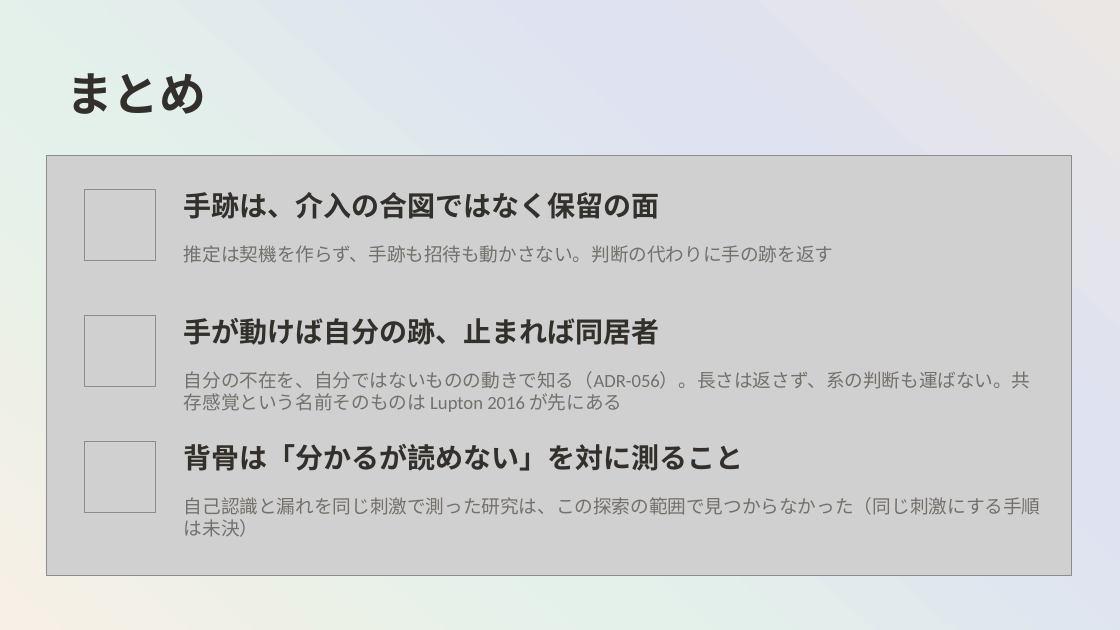
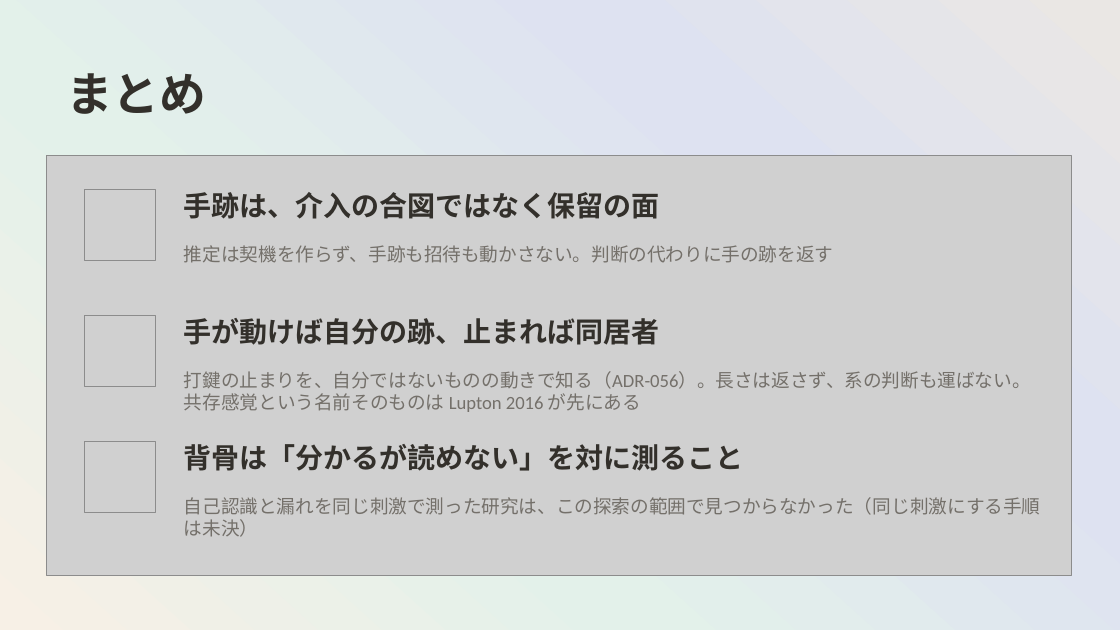
Before and after one commit to mikotomiura/GSE-prototype, a slide deck: slide 34 of docs/slides/project-overview/GSE_handmark_design.pptx. Drawn at 1120x630 pixels with LibreOffice and Linux fonts; fonts in the diff are those of the drawing; grey boxes stand for pictures; background and template pictures are left out. Boxes give left, top, right and bottom in pixels: in the first picture for what was removed or moved away, otherwise in the second. Text is boxed around its words. In the diff, an @@ line names an element or a change of style, - is before the commit and + after.

```diff
--- a/docs/slides/project-overview/GSE_handmark_design.pptx
+++ b/docs/slides/project-overview/GSE_handmark_design.pptx
@@ text at (184, 371, 1031, 412): text changed @@
-自分の不在を、自分ではないものの動きで知る（ADR-056）。長さは返さず、系の判断も運ばない。共存感覚という名前そのものは Lupton 2016 が先にある
+打鍵の止まりを、自分ではないものの動きで知る（ADR-056）。長さは返さず、系の判断も運ばない。共存感覚という名前そのものは Lupton 2016 が先にある
```
Also in this commit, not shown: 6 other slides changed, 8 other files.
